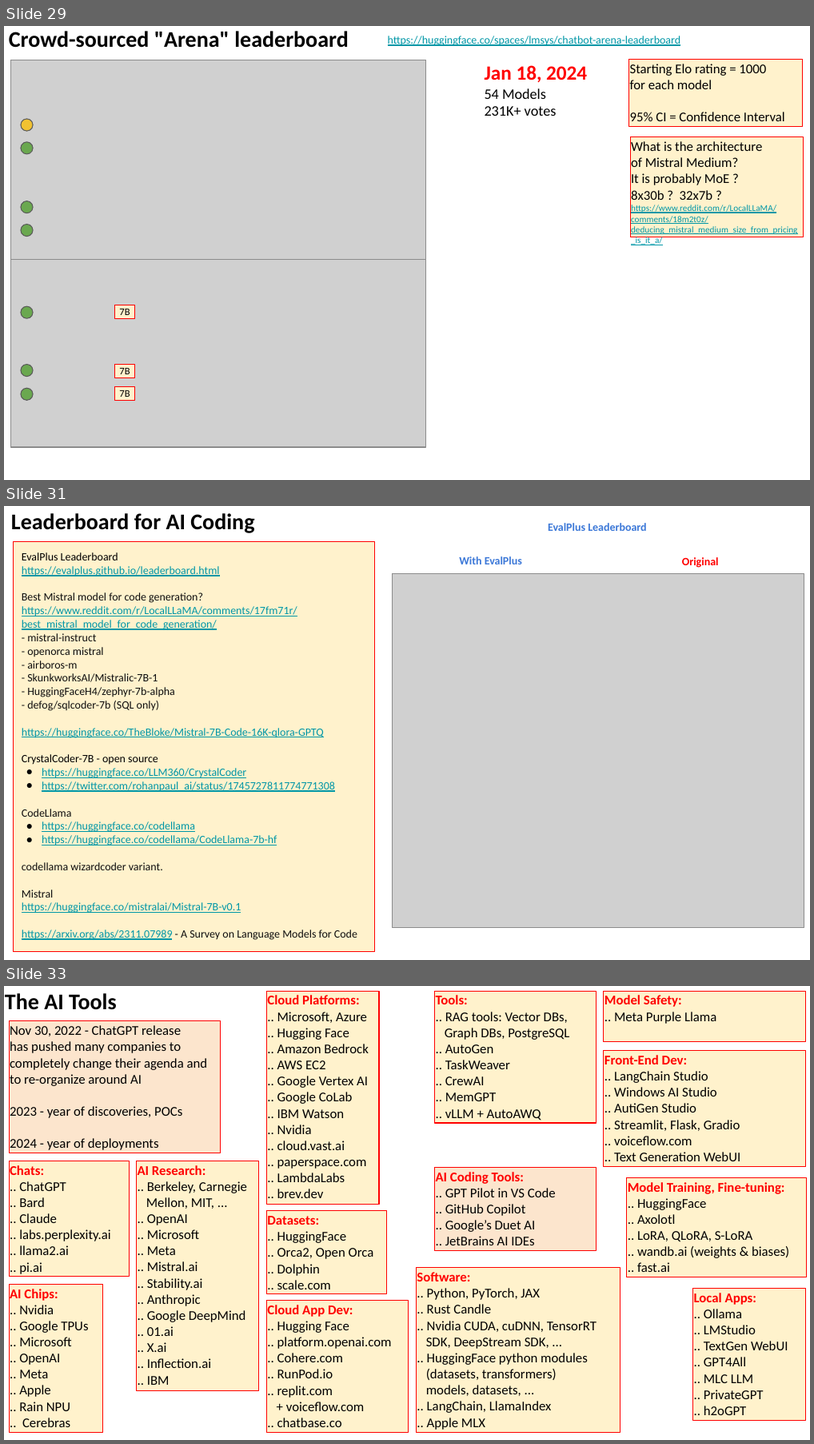
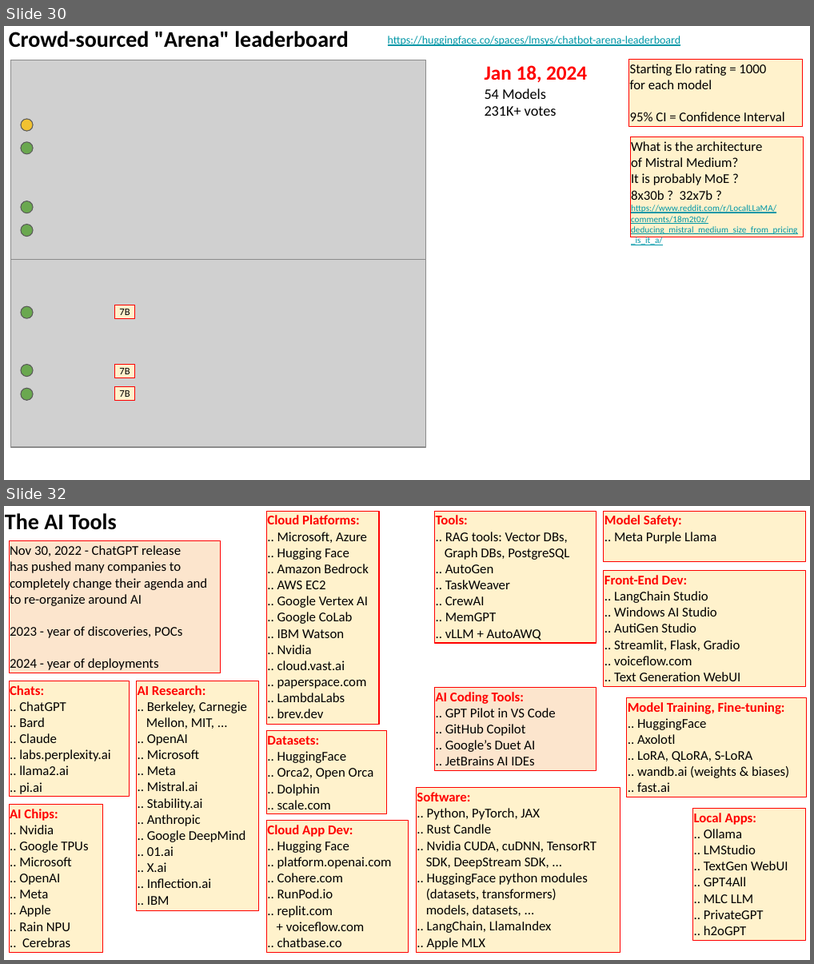
Before and after one commit to lselector/seminar, a slide deck: 2024/2024-01-19-AI-Updates.pptx. Shown one above the other, each under a label of ours: slides 29, 31 and 33 before the commit, slides 30 and 32 after it; the slides between them are not shown. The pictures are 814x1444 and 814x964 pixels, drawn with LibreOffice and Linux fonts; fonts in the diff are those of the drawing; grey boxes stand for pictures. Boxes give left, top, right and bottom in pixels: in the first picture for what was removed or moved away, otherwise in the second. Text is boxed around its words. In the diff, an @@ line names an element or a change of style, - is before the commit and + after.

```diff
--- a/2024/2024-01-19-AI-Updates.pptx
+++ b/2024/2024-01-19-AI-Updates.pptx
@@ slide 31 removed at box(4, 506, 810, 960), background #FFFFFF @@
@@ text removed at box(11, 513, 254, 533) @@
-Leaderboard for AI Coding
@@ text removed at box(548, 523, 646, 531) @@
-EvalPlus Leaderboard
@@ rectangle removed at box(14, 541, 375, 951) @@
-EvalPlus Leaderboard
-https://evalplus.github.io/leaderboard.html
-Best Mistral model for code generation?
-https://www.reddit.com/r/LocalLLaMA/comments/17fm71r/best_mistral_model_for_code_generation/
-- mistral-instruct
-- openorca mistral
-- airboros-m
-- SkunkworksAI/Mistralic-7B-1
-- HuggingFaceH4/zephyr-7b-alpha
-- defog/sqlcoder-7b (SQL only)
-https://huggingface.co/TheBloke/Mistral-7B-Code-16K-qlora-GPTQ
-CrystalCoder-7B - open source
-● https://huggingface.co/LLM360/CrystalCoder
-● https://twitter.com/rohanpaul_ai/status/1745727811774771308
-CodeLlama
-● https://huggingface.co/codellama
-● https://huggingface.co/codellama/CodeLlama-7b-hf
-codellama wizardcoder variant.
-Mistral
-https://huggingface.co/mistralai/Mistral-7B-v0.1
-https://arxiv.org/abs/2311.07989 - A Survey on Language Models for Code
@@ picture removed at box(393, 574, 805, 928) @@
@@ text removed at box(459, 556, 522, 564) @@
-With EvalPlus
@@ text removed at box(682, 557, 719, 568) @@
-Original
@@ what was slide 29 is now slide 30 @@
@@ what was slide 33 is now slide 32 @@
```
Also in this commit, not shown: 12 slides changed, 2 slides added, 4 other slides removed.
